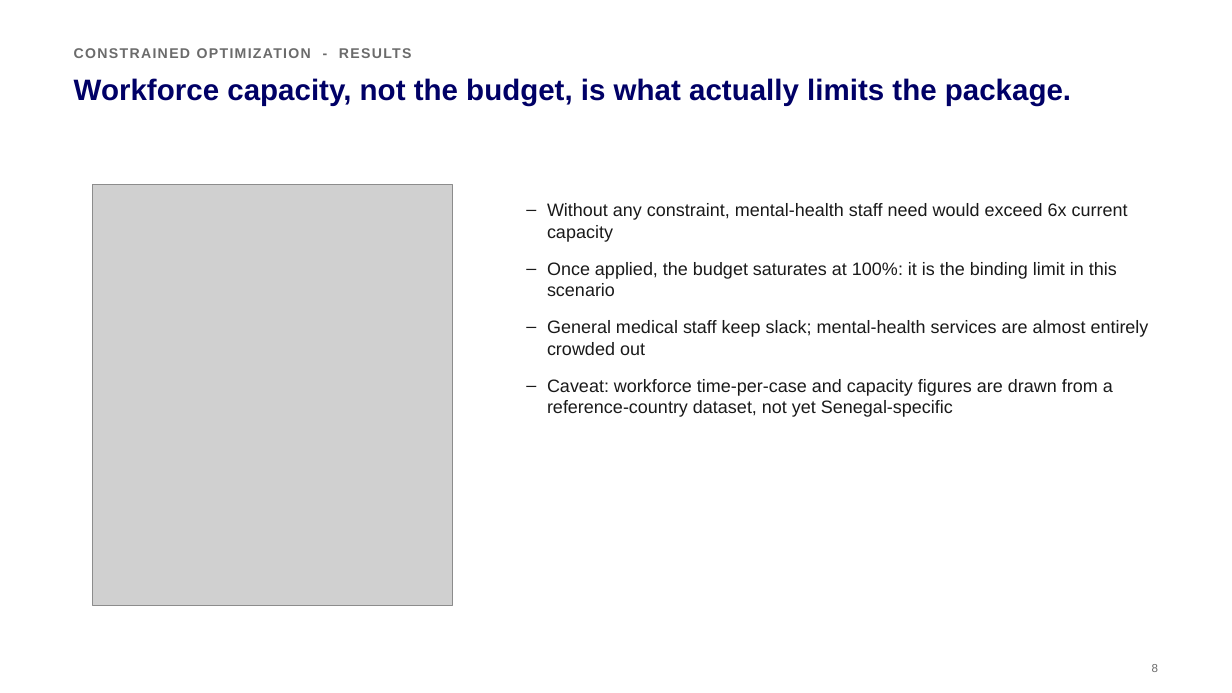
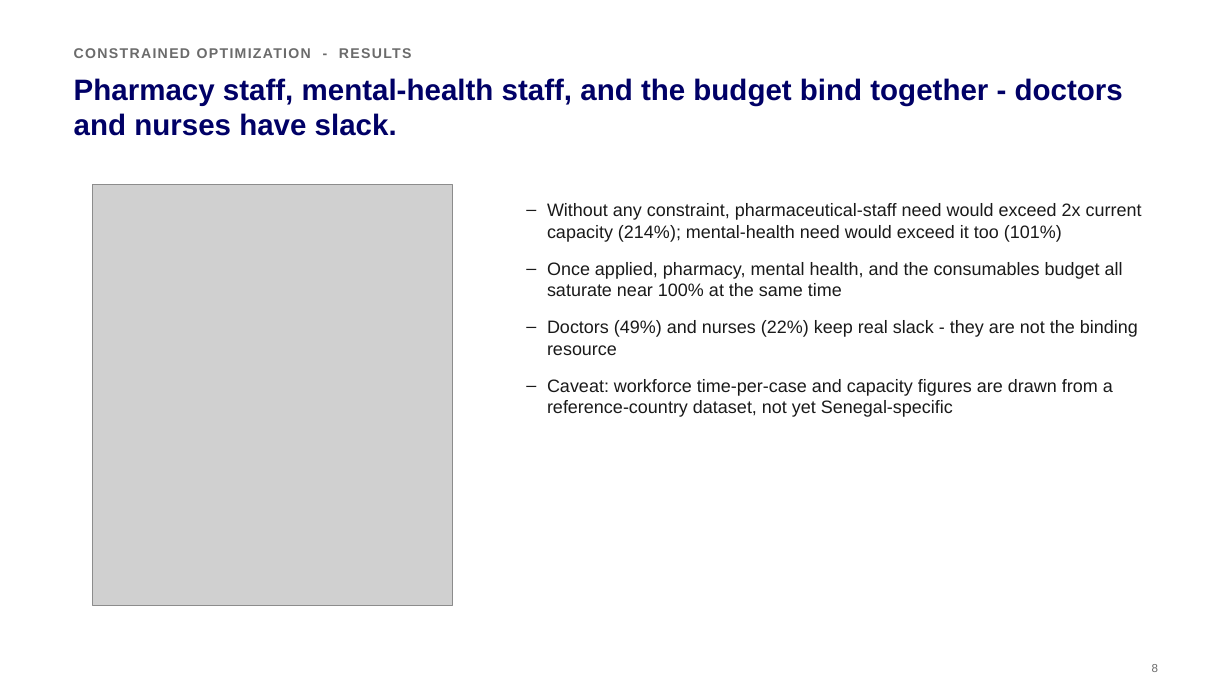
Before and after one commit to guetswilfriedr-ops/HBP_Senegal_R, a slide deck: slide 8 of reports/Defining_Health_Benefits_Package_in_Senegal_Presentation_v3.pptx. Drawn at 1232x693 pixels with LibreOffice and Linux fonts; fonts in the diff are those of the drawing; grey boxes stand for pictures. Boxes give left, top, right and bottom in pixels: in the first picture for what was removed or moved away, otherwise in the second. Text is boxed around its words. In the diff, an @@ line names an element or a change of style, - is before the commit and + after.

```diff
--- a/reports/Defining_Health_Benefits_Package_in_Senegal_Presentation_v3.pptx
+++ b/reports/Defining_Health_Benefits_Package_in_Senegal_Presentation_v3.pptx
@@ text at (x1=74, y1=78, x2=1123, y2=136): text changed @@
-Workforce capacity, not the budget, is what actually limits the package.
+Pharmacy staff, mental-health staff, and the budget bind together - doctors and nurses have slack.
@@ text at (x1=547, y1=203, x2=1142, y2=355): text changed @@
-– Without any constraint, mental-health staff need would exceed 6x current capacity
-– Once applied, the budget saturates at 100%: it is the binding limit in this scenario
-– General medical staff keep slack; mental-health services are almost entirely crowded out
+– Without any constraint, pharmaceutical-staff need would exceed 2x current capacity (214%); mental-health need would exceed it too (101%)
+– Once applied, pharmacy, mental health, and the consumables budget all saturate near 100% at the same time
+– Doctors (49%) and nurses (22%) keep real slack - they are not the binding resource
```
Also in this commit, not shown: 1 other slide changed.
